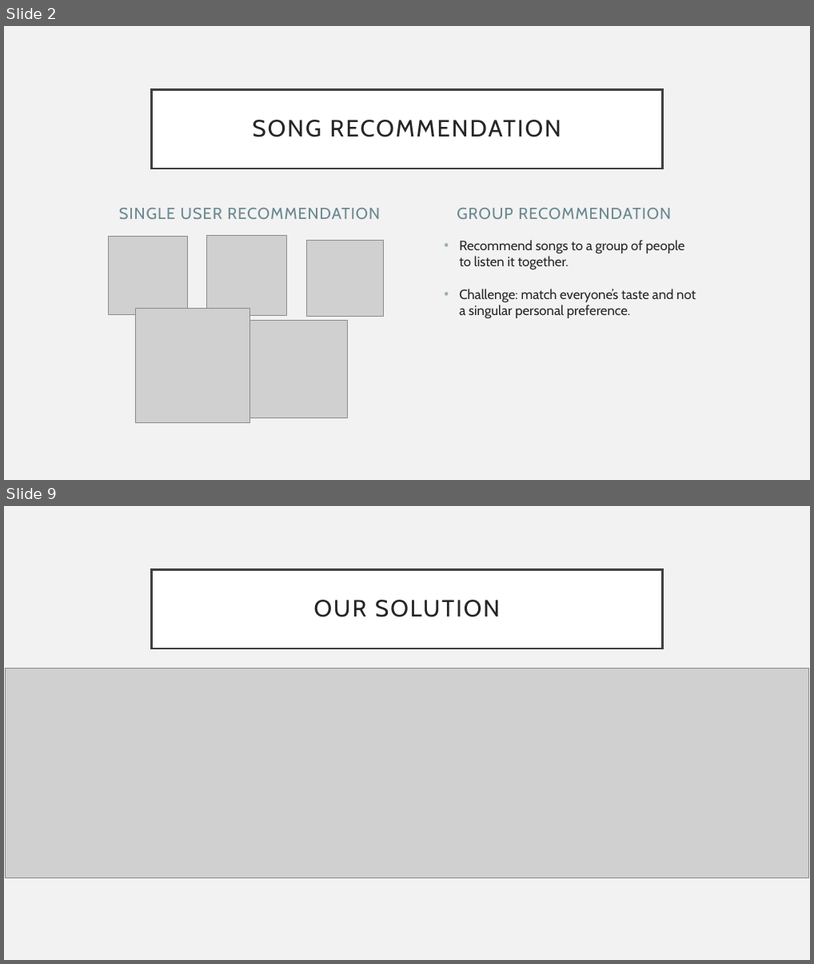
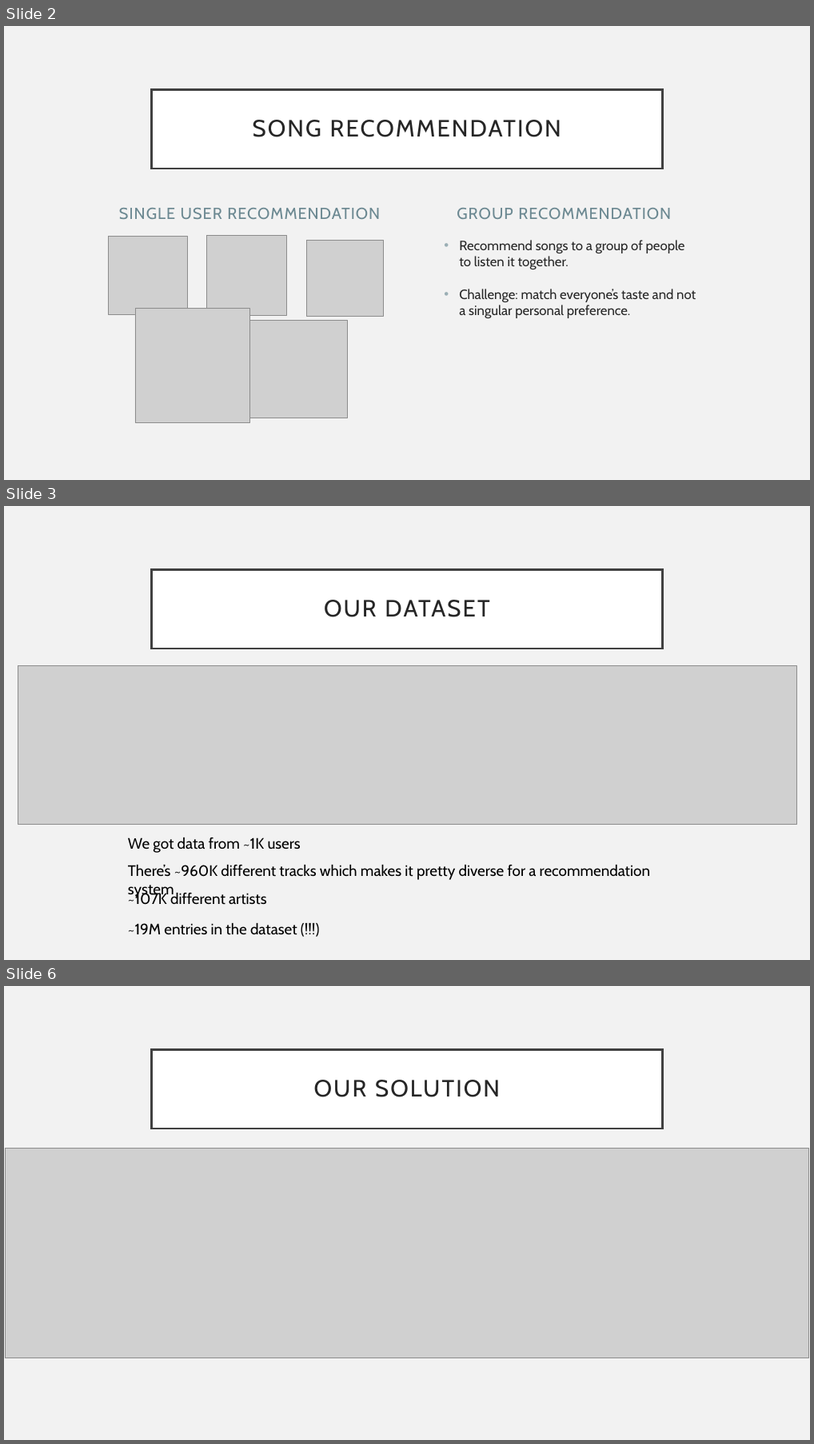
Before and after one commit to alexing/musicmagal, a slide deck: presentation.pptx. Shown one above the other, each under a label of ours: slides 2 and 9 before the commit, slides 2, 3 and 6 after it; the slides between them are not shown. The pictures are 814x964 and 814x1444 pixels, drawn with LibreOffice and Linux fonts; fonts in the diff are those of the drawing; grey boxes stand for pictures. Boxes give left, top, right and bottom in pixels: in the first picture for what was removed or moved away, otherwise in the second. Text is boxed around its words. In the diff, an @@ line names an element or a change of style, - is before the commit and + after.

```diff
--- a/presentation.pptx
+++ b/presentation.pptx
@@ slide 3 added at bbox=[4, 506, 810, 960], background #F2F2F2 @@
@@ title added at bbox=[152, 569, 662, 648], fill #FFFFFF, outline #404040 2.5 pt, 28 pt, text #262626 @@
+OUR DATASET
@@ picture added at bbox=[18, 666, 797, 824] @@
@@ text added at bbox=[128, 837, 301, 852], 18 pt, text #000000 @@
+We got data from ~1K users
@@ text added at bbox=[128, 864, 650, 898], 18 pt, text #000000 @@
+There’s ~960K different tracks which makes it pretty diverse for a recommendation system
@@ text added at bbox=[128, 891, 267, 904], 18 pt, text #000000 @@
+~107K different artists
@@ text added at bbox=[128, 922, 298, 935], 18 pt, text #000000 @@
+~19M entries in the dataset (!!!)
@@ what was slide 9 is now slide 6 @@
```
Also in this commit, not shown: 4 slides changed, 1 other slide added, 2 slides removed, 3 other files.
